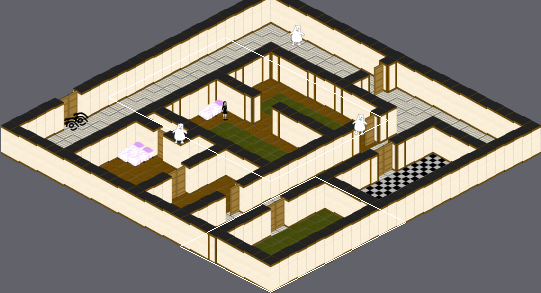
Level history. Tiled map: data/apartment1.tmx. The picture above shows the old version from afar; the outline marks the close-up.
Close-up. Before the edit:
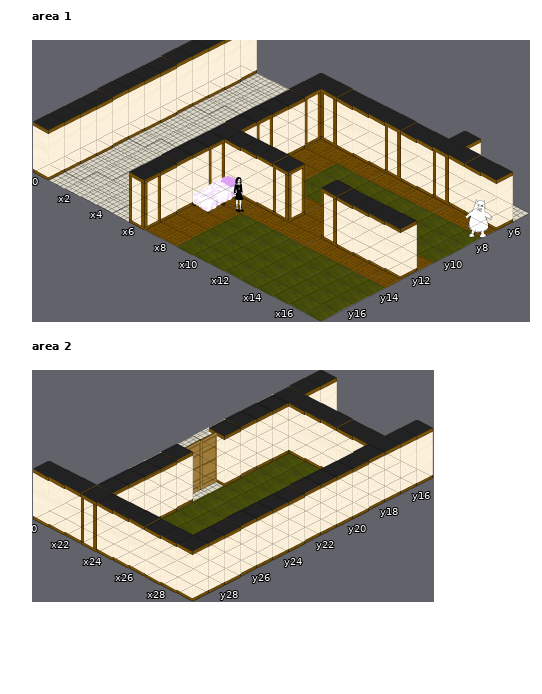
Cells are 250x129 px. Isometric: x runs down to the right, y down to the left. Shown: area 1 x 0..17, y 5..17; area 2 x 20..29, y 15..29. The commit also changed other parts of the map, which this record leaves out.
The same view after the edit:
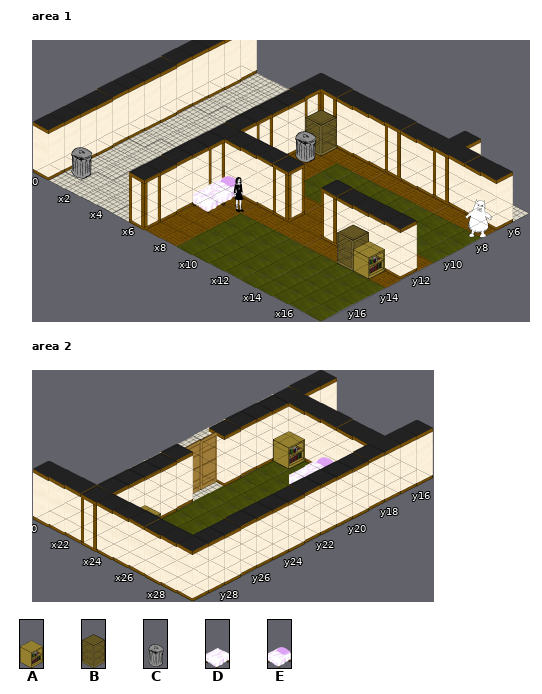
Key: from "walls250x512": A 6, B 7, C 12, D 18, E 19.
_ is an empty cell.
What changed:
Changed rows in their new state; . is an unchanged cell.
Layer "walls_layer", area 1:
first column x 7:
 7 B
 8 C
first column x 1:
13 ..............BA
16 C...............
Layer "walls_layer", area 2:
first column x 24:
18 A.E
19 ..D
first column x 24:
27 A
Pixel boxes of the changes (left, top, right, bottom) in both close-ups:
added: (295, 109, 337, 163)
added: (71, 147, 93, 179)
added: (337, 224, 385, 279)
added: (273, 431, 334, 485)
added: (140, 505, 161, 518)
